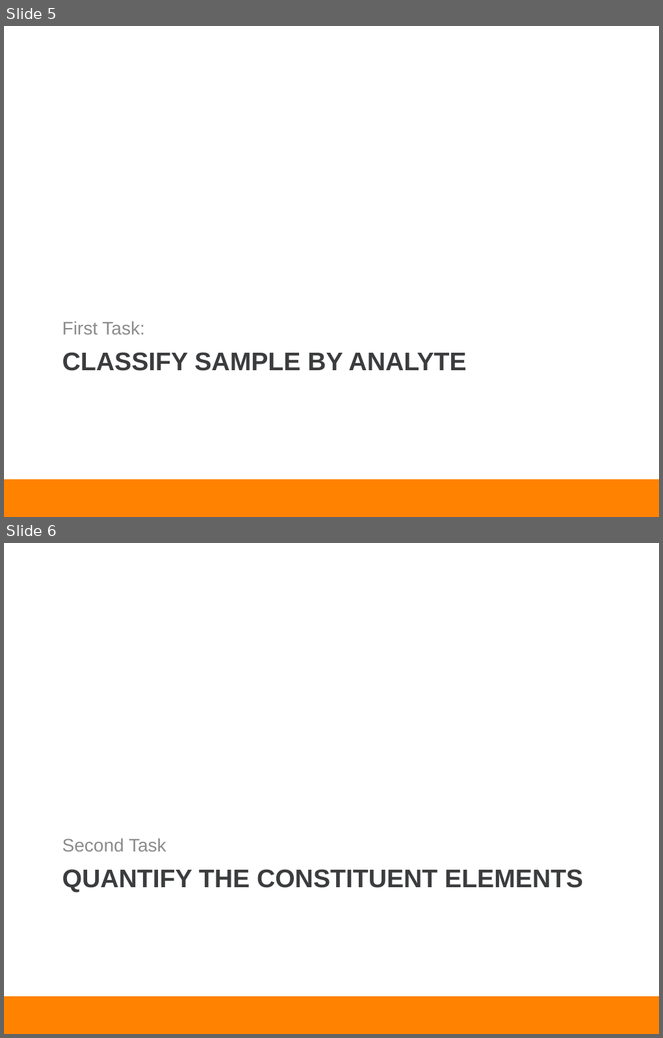
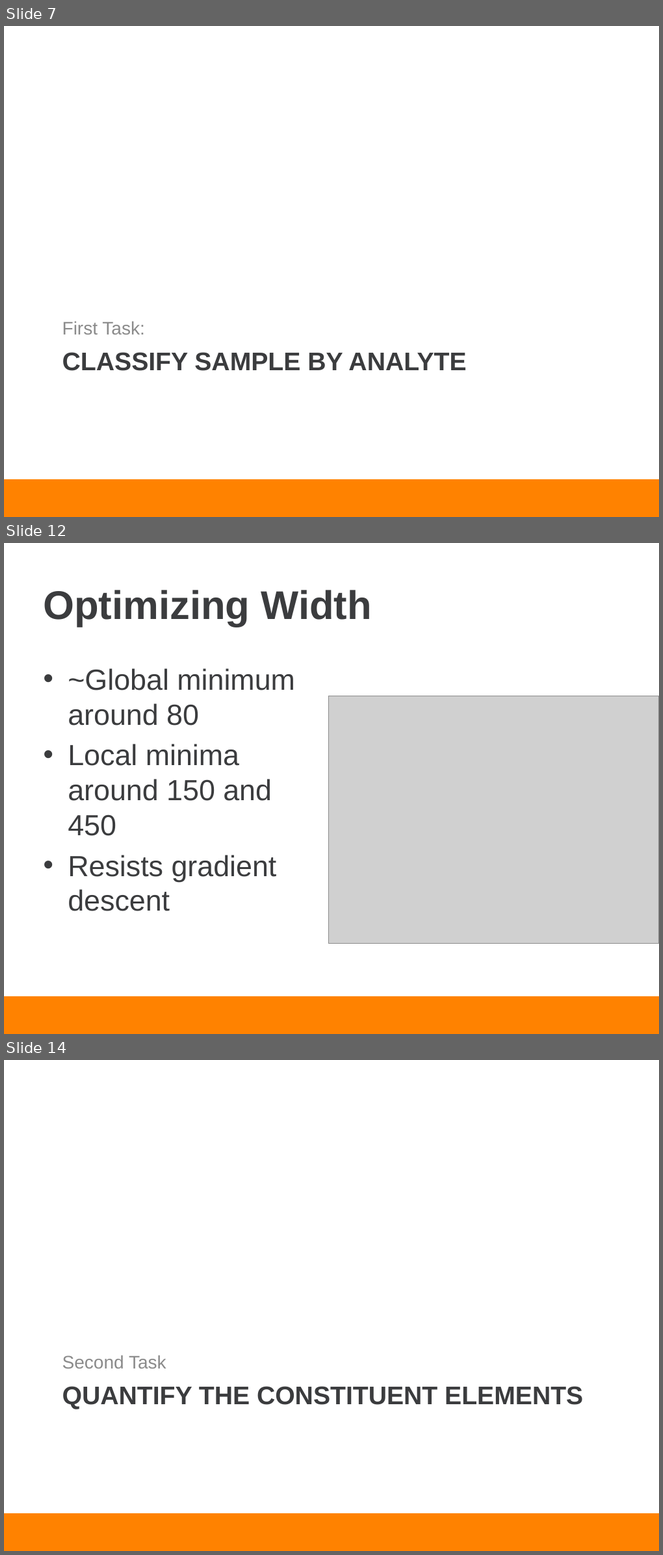
Before and after one commit to piovere/nucnotes, a slide deck: ne697neuralnetworks/project/presentation.pptx. Shown one above the other, each under a label of ours: slides 5 and 6 before the commit, slides 7, 12 and 14 after it; the slides between them are not shown. The pictures are 663x1038 and 663x1555 pixels, drawn with LibreOffice and Linux fonts; fonts in the diff are those of the drawing; grey boxes stand for pictures; background and template pictures are left out. Boxes give left, top, right and bottom in pixels: in the first picture for what was removed or moved away, otherwise in the second. Text is boxed around its words. In the diff, an @@ line names an element or a change of style, - is before the commit and + after.

```diff
--- a/ne697neuralnetworks/project/presentation.pptx
+++ b/ne697neuralnetworks/project/presentation.pptx
@@ slide 12 added at [4,543,659,1034], background #FFFFFF; not listed: 1 template element that a slide beside it also shows @@
@@ title added at [43,590,371,627], 44 pt, text #3B3C3E, bold @@
+Optimizing Width
@@ text added at [68,668,295,912], 32 pt, text #3B3C3E @@
+• ~Global minimum around 80
+• Local minima around 150 and 450
+• Resists gradient descent
@@ picture added at [329,696,659,944] @@
@@ what was slide 5 is now slide 7 @@
@@ what was slide 6 is now slide 14 @@
```
Also in this commit, not shown: 1 slide changed, 9 other slides added.
